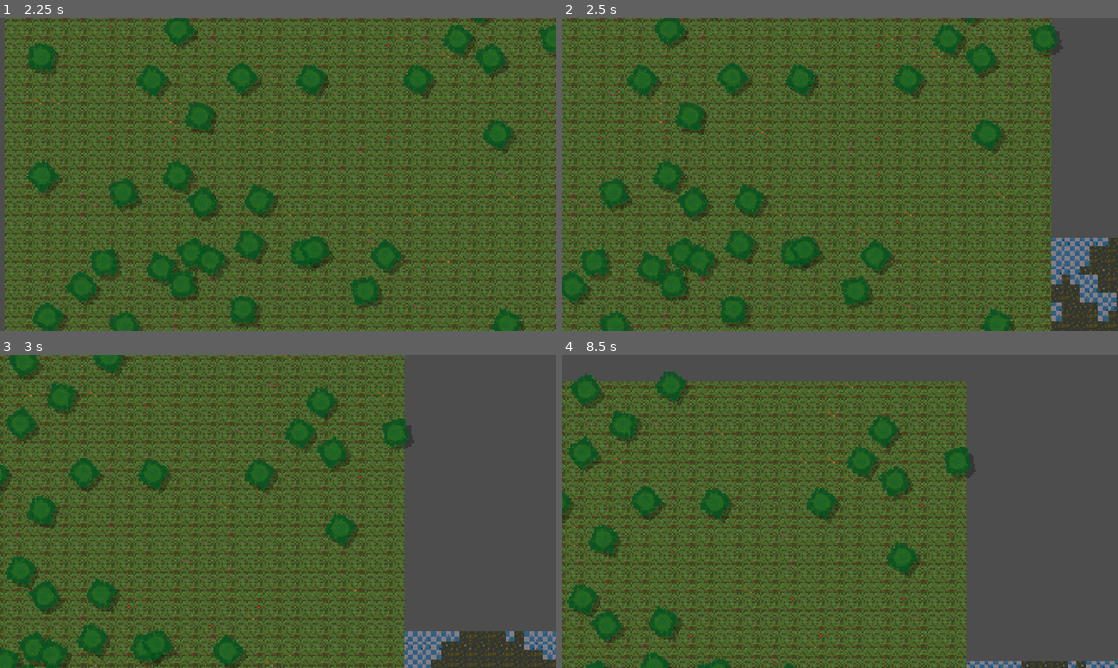
Above: before the commit, frames 1-4 (two rows, left to right).
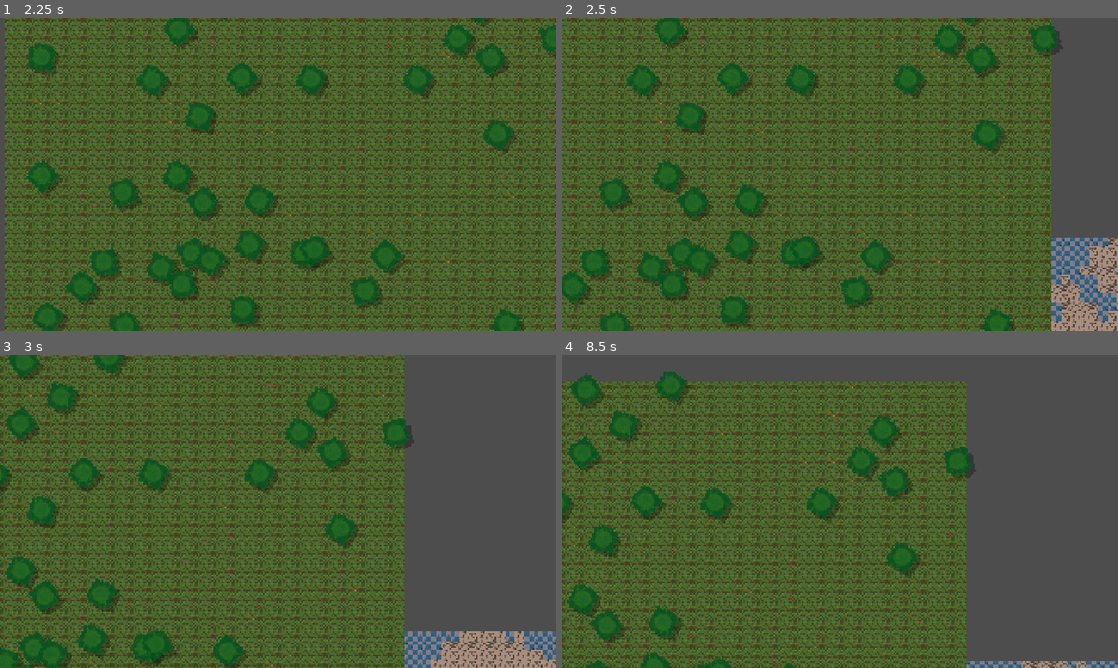
Above: after the commit, the same moments.

Repository: mark4pro/rogue-like
Game: Godot game, scene res://worldGen/testGen.tscn
Two runs of this game, one before a commit and one after it. Both use one fixed random seed, a clock stepped at 60 frames per second and the inputs below.
Inputs (mouse positions are in pixels of both pictures, inside the frame that each line leads up to):
- Up to frame 1 (2.25 s): tap Enter at 0.5 s; move the mouse to (400, 158) at 0.52 s; hold D (right) 0.53-1.28 s; tap F6 (free_cam) at 0.6 s; click (400, 158) at 0.67 s; move the mouse to (166, 190) at 1.27 s; hold S (down) 1.28-2.03 s; tap E (pickup) at 1.35 s; move the mouse to (333, 105) at 2.02 s; hold D (right) from 2.03 s (still down); tap Ctrl (roll) at 2.1 s
- Up to frame 2 (2.5 s): keep holding D (right)
- Up to frame 3 (3 s): move the mouse to (250, 574) at 2.77 s; release D (right) at 2.78 s; hold W (up) from 2.78 s (still down); tap Shift (sprint) at 2.85 s; click (250, 574) at 2.92 s
- Up to frame 4 (8.5 s): move the mouse to (1006, 558) at 3.52 s; release W (up) at 3.53 s; hold A (left) 3.53-5.03 s; tap one key every 0.75 s from 3.6 s: F6 (free_cam) E (pickup) Ctrl (roll) Shift (sprint) F6 (free_cam) E (pickup) Ctrl (roll); move the mouse to (673, 464) at 4.27 s; move the mouse to (867, 511) at 5.02 s; hold S (down) 5.03-5.78 s; click (867, 511) at 5.17 s; move the mouse to (756, 433) at 5.77 s; hold D (right) 5.78-6.53 s; move the mouse to (962, 495) at 6.52 s; hold W (up) 6.53-7.28 s; move the mouse to (728, 527) at 7.27 s; hold D (right) 7.28-8.03 s; click (728, 527) at 7.42 s; move the mouse to (895, 442) at 8.02 s; hold S (down) from 8.03 s (still down)

Frame 1 is identical in both runs. In frame 2, 1.9% of the frame differs, in the area x 88-100%, y 70-100%; in frame 3, 1.8%; in frame 4, 0.2%.

Commit message:
New floor tile for caves

Diff:
--- a/Assets/tilesets/forest_test.tres
+++ b/Assets/tilesets/forest_test.tres
@@ -23,6 +23,7 @@
 1:2/0 = 0
 2:2/0 = 0
 3:2/0 = 0
+0:3/0 = 0
 
 [resource]
 tile_size = Vector2i(32, 32)
--- a/worldGen/scripts/worldgen.gd
+++ b/worldGen/scripts/worldgen.gd
@@ -135,7 +135,7 @@
 					newTree.position = ground.map_to_local(Vector2i(x, y)) + Vector2(randf_range(-16, 16), randf_range(-16, 16))
 
 				TileType.FLOOR:
-					ground.set_cell(Vector2i(x, y), 0, Vector2i(2, 0))
+					ground.set_cell(Vector2i(x, y), 0, Vector2i(0, 3))
 
 				TileType.WALL:
 					walls.set_cell(Vector2i(x, y), 0, Vector2i(0, 2))
Binary file changed: Assets/imgs/worldTS/tile_set.png
